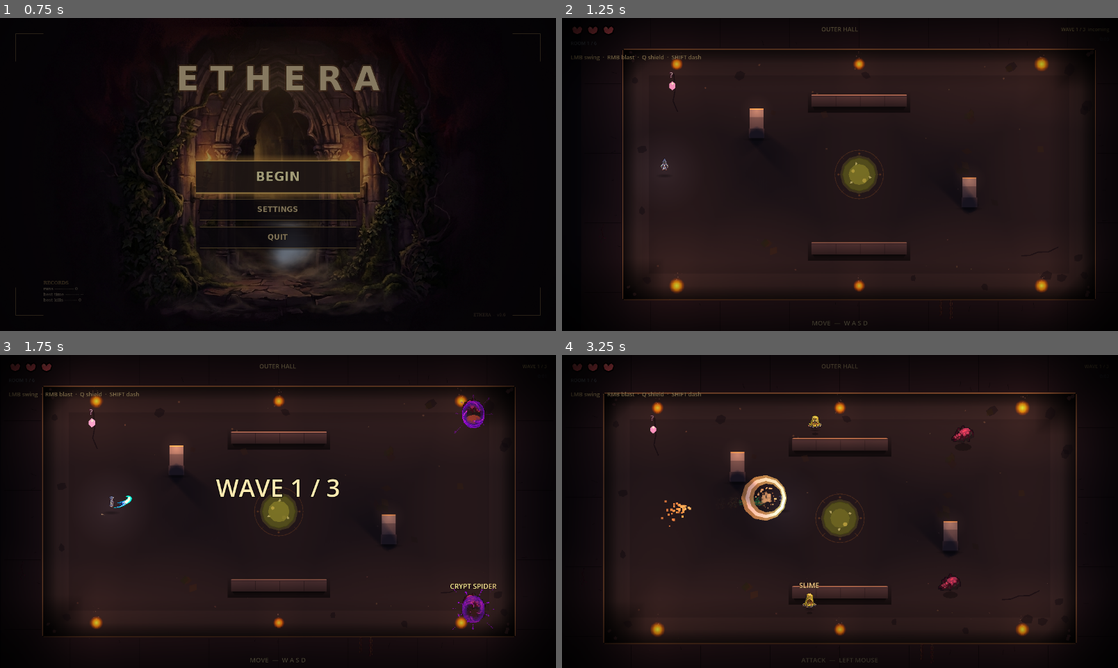
Above: before the commit, frames 1-4 (two rows, left to right).
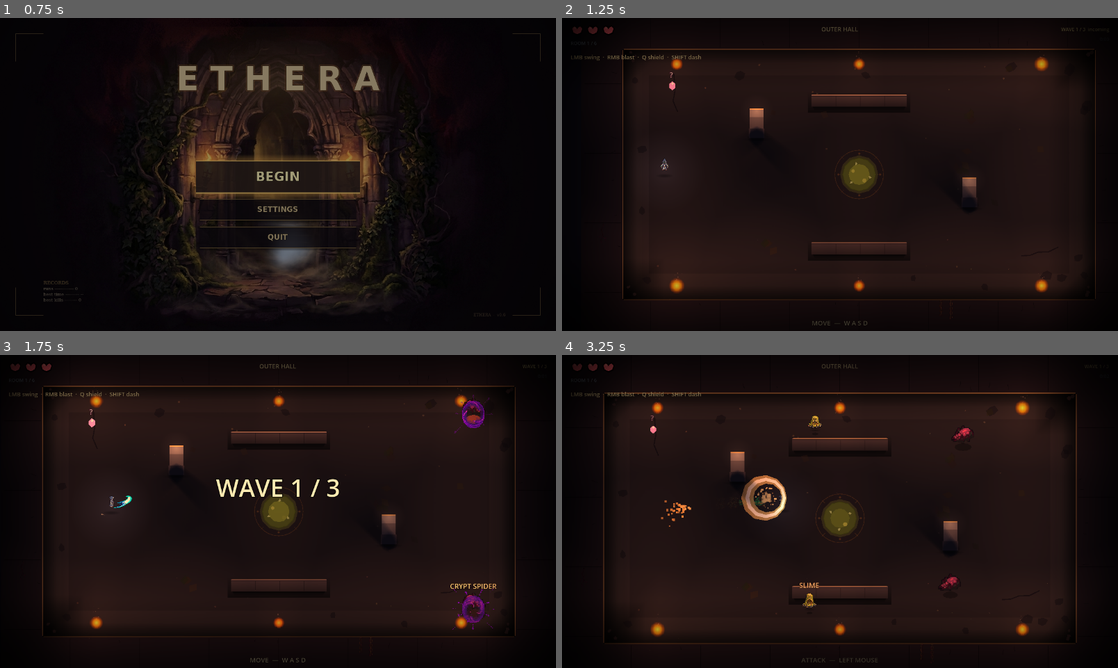
Above: after the commit, the same moments.

Repository: alitaghva1/ethera
Game: Godot game, scene res://scenes/main_menu.tscn
The game is run twice, just before and just after one commit, with the same random seed, the same clock (stepped at 60 frames per second) and the same inputs.
Inputs (mouse positions are in pixels of both pictures, inside the frame that each line leads up to):
- Up to frame 1 (0.75 s): click "BEGIN" at 0.5 s
- Up to frame 2 (1.25 s): no input
- Up to frame 3 (1.75 s): tap Enter at 1.25 s; move the mouse to (400, 495) at 1.27 s; press the mouse at (400, 495) at 1.28 s; hold D (move_right) from 1.28 s (still down)
- Up to frame 4 (3.25 s): release D (move_right) at 2 s; release the mouse at (962, 495) at 2 s; drag from (728, 527) to (617, 423) at 2.02 s; move the mouse to (895, 442) at 2.77 s; hold D (move_right) from 2.78 s (still down); tap Shift (dash_strike) at 2.85 s

Frame 1 is identical in both runs. In frame 2, 0.1% of the frame differs, in the area x 17-87%, y 14-86%; in frame 3, 0.7%; in frame 4, 0.9%, in the area x 15-83%, y 16-81%.

Commit message:
feat(godot iter-185 batch 1): per-biome palette — rooms feel distinct
Cycle 4 Batch 1. CRITICAL finding mid-cycle: iter-183 item 1's stated
CanvasModulate cooling (0.32, 0.30, 0.38 → 0.26, 0.27, 0.32) NEVER
TOOK EFFECT at runtime. main.gd line 491 overrides the .tscn value
with each .tres room's `ambient_tint`, and every room's tint was
brighter / muddier than the target.

Fix has three parts:

1) ALL 8 ROOM .tres FILES: ambient_tints rewritten to be darker
   (peak component capped at 0.32 vs prior 0.46) and biome-distinct:
                              prev                  new
     room_01 OUTER HALL       (0.42, 0.38, 0.46) →  (0.22, 0.20, 0.26)   crypt
     room_02 VAULTED PASSAGE  (0.30, 0.27, 0.40) →  (0.18, 0.16, 0.24)   crypt (darker)
     room_03 INNER SANCTUM    (0.38, 0.22, 0.30) →  (0.30, 0.18, 0.16)   ember (warm rust)
     room_04 CRYPT GATE       (0.28, 0.32, 0.42) →  (0.18, 0.22, 0.28)   sanctuary
     room_05 OSSUARY          (0.22, 0.26, 0.36) →  (0.26, 0.22, 0.16)   ossuary (was cool, wrong)
     room_06 BROOD CHAMBER    (0.32, 0.26, 0.18) →  (0.24, 0.20, 0.14)   ossuary (deeper)
     room_treasure            (0.42, 0.36, 0.22) →  (0.32, 0.24, 0.16)   ember (warm)
     room_shrine ALTAR        (0.30, 0.32, 0.46) →  (0.20, 0.24, 0.32)   sanctuary (cool holy)
   Note: room_05 OSSUARY had a COOL BLUE tint that contradicted its
   warm-sandy-bone decor scatter — it now reads as bone, not crypt.

2) PER-BIOME BaseFloor COLOR. New `_apply_biome_palette(biome)`
   function looks up the active biome in BIOME_FLOOR_COLOR dict and
   re-tints the BaseFloor Polygon2D directly (not just a wash on
   top). Each biome now has its own base stone tone:
     crypt:     (0.14, 0.13, 0.17) cool grey-purple
     ossuary:   (0.18, 0.15, 0.12) warm sandy bone
     ember:     (0.18, 0.12, 0.10) warm red-rust
     sanctuary: (0.12, 0.14, 0.18) cool blue-grey

3) PER-BIOME PERIMETER WALL COLOR. Same idea via BIOME_WALL_COLOR
   dict + new runtime `_biome_wall_color` variable. The 4
   _spawn_perimeter_wall_mass calls now read _biome_wall_color
   instead of the CHROME_WALL_STONE_COLOR const. Walls are slightly
   DARKER than the corresponding floor so wall edges read as deeper
   than floor center (implicit composition).

Net effect: floor progression finally feels like a JOURNEY. The
"OUTER HALL → VAULTED PASSAGE → INNER SANCTUM" path goes
cool-purple → deeper-purple → warm-red, instead of three similar
"muddy purple" rooms.

What this fixes (directive priority 6: palette separation):
  • Rooms 1-6 now read as 3 distinct biome families
  • CanvasModulate × per-biome BaseFloor × per-biome walls = 3
    distinct tonal layers per room, not one tint multiplied
  • The same warm torch + brazier color reads differently against
    each biome's cool/warm/neutral base — adds palette HIERARCHY

Co-Authored-By: Claude Opus 4.7 (1M context) <noreply@anthropic.com>

Diff:
--- a/slime-depths-godot/scenes/rooms/room_01.tres
+++ b/slime-depths-godot/scenes/rooms/room_01.tres
@@ -12,7 +12,7 @@
 chest_positions = Array[Vector2]([])
 is_last_room = false
 display_name = "OUTER HALL"
-ambient_tint = Color(0.42, 0.38, 0.46, 1)
+ambient_tint = Color(0.22, 0.20, 0.26, 1)
 decor_density = 12
 wall_rects = [Rect2(530, 200, 220, 28), Rect2(530, 540, 220, 28)]
 hazard_positions = Array[Vector2]([])
--- a/slime-depths-godot/scenes/rooms/room_02.tres
+++ b/slime-depths-godot/scenes/rooms/room_02.tres
@@ -12,7 +12,7 @@
 chest_positions = Array[Vector2]([Vector2(1080, 250)])
 is_last_room = false
 display_name = "VAULTED PASSAGE"
-ambient_tint = Color(0.30, 0.27, 0.40, 1)
+ambient_tint = Color(0.18, 0.16, 0.24, 1)
 decor_density = 16
 wall_rects = [Rect2(260, 240, 100, 28), Rect2(920, 240, 100, 28), Rect2(260, 500, 100, 28), Rect2(920, 500, 100, 28)]
 hazard_positions = Array[Vector2]([])
--- a/slime-depths-godot/scenes/rooms/room_03.tres
+++ b/slime-depths-godot/scenes/rooms/room_03.tres
@@ -12,7 +12,7 @@
 chest_positions = Array[Vector2]([Vector2(1040, 280)])
 is_last_room = true
 display_name = "INNER SANCTUM"
-ambient_tint = Color(0.38, 0.22, 0.30, 1)
+ambient_tint = Color(0.30, 0.18, 0.16, 1)
 decor_density = 20
 wall_rects = [Rect2(280, 200, 40, 100), Rect2(280, 468, 40, 100), Rect2(960, 200, 40, 100), Rect2(960, 468, 40, 100)]
 hazard_positions = Array[Vector2]([Vector2(640, 220), Vector2(640, 548)])
--- a/slime-depths-godot/scenes/rooms/room_04.tres
+++ b/slime-depths-godot/scenes/rooms/room_04.tres
@@ -12,7 +12,7 @@
 chest_positions = Array[Vector2]([Vector2(1060, 260)])
 is_last_room = false
 display_name = "CRYPT GATE"
-ambient_tint = Color(0.28, 0.32, 0.42, 1)
+ambient_tint = Color(0.18, 0.22, 0.28, 1)
 decor_density = 14
 wall_rects = [Rect2(520, 370, 240, 28), Rect2(626, 284, 28, 200), Rect2(260, 200, 120, 28), Rect2(352, 200, 28, 100), Rect2(880, 528, 100, 28), Rect2(880, 440, 28, 116)]
 hazard_positions = Array[Vector2]([Vector2(640, 200)])
--- a/slime-depths-godot/scenes/rooms/room_05.tres
+++ b/slime-depths-godot/scenes/rooms/room_05.tres
@@ -12,7 +12,7 @@
 chest_positions = Array[Vector2]([Vector2(1080, 270)])
 is_last_room = false
 display_name = "OSSUARY"
-ambient_tint = Color(0.22, 0.26, 0.36, 1)
+ambient_tint = Color(0.26, 0.22, 0.16, 1)
 decor_density = 18
 wall_rects = [Rect2(280, 240, 28, 200), Rect2(440, 160, 28, 160), Rect2(440, 440, 28, 160), Rect2(800, 240, 28, 200), Rect2(960, 160, 28, 160), Rect2(960, 440, 28, 160)]
 hazard_positions = Array[Vector2]([Vector2(380, 240), Vector2(900, 240), Vector2(640, 540)])
--- a/slime-depths-godot/scenes/rooms/room_06.tres
+++ b/slime-depths-godot/scenes/rooms/room_06.tres
@@ -12,7 +12,7 @@
 chest_positions = Array[Vector2]([Vector2(1040, 280)])
 is_last_room = true
 display_name = "BROOD CHAMBER"
-ambient_tint = Color(0.32, 0.26, 0.18, 1)
+ambient_tint = Color(0.24, 0.20, 0.14, 1)
 decor_density = 20
 wall_rects = []
 hazard_positions = Array[Vector2]([Vector2(280, 220), Vector2(280, 548), Vector2(1000, 220), Vector2(1000, 548)])
--- a/slime-depths-godot/scenes/rooms/room_shrine.tres
+++ b/slime-depths-godot/scenes/rooms/room_shrine.tres
@@ -12,7 +12,7 @@
 chest_positions = Array[Vector2]([])
 is_last_room = false
 display_name = "ALTAR OF VOWS"
-ambient_tint = Color(0.30, 0.32, 0.46, 1)
+ambient_tint = Color(0.20, 0.24, 0.32, 1)
 decor_density = 16
 wall_rects = []
 hazard_positions = Array[Vector2]([])
--- a/slime-depths-godot/scenes/rooms/room_treasure.tres
+++ b/slime-depths-godot/scenes/rooms/room_treasure.tres
@@ -12,7 +12,7 @@
 chest_positions = Array[Vector2]([Vector2(420, 240), Vector2(640, 220), Vector2(860, 240), Vector2(420, 540), Vector2(860, 540)])
 is_last_room = false
 display_name = "TREASURE VAULT"
-ambient_tint = Color(0.42, 0.36, 0.22, 1)
+ambient_tint = Color(0.32, 0.24, 0.16, 1)
 decor_density = 22
 wall_rects = []
 hazard_positions = Array[Vector2]([])
--- a/slime-depths-godot/scripts/main.gd
+++ b/slime-depths-godot/scripts/main.gd
@@ -487,9 +487,24 @@
 		# purple, room 2 deep purple, room 3 (boss) red-purple. The
 		# torches layer their warm light on top, so the floor under
 		# them still reads gold.
+		# Iter 185 — all 8 room .tres files updated to darker / cooler /
+		# biome-distinct ambient_tints (cycle 4 batch 1). Pre-iter-185
+		# every room used a 0.30+ brightness ambient that mostly read
+		# as "muddy purple" regardless of biome; new values keep peak
+		# component under 0.32 and use biome-specific hue:
+		#   crypt:     cool purple-grey
+		#   ossuary:   warm sandy bone
+		#   ember:     warm red-rust
+		#   sanctuary: cool blue-grey
 		var modulate_node: CanvasModulate = $CanvasModulate
 		if modulate_node != null:
 			modulate_node.color = _room.ambient_tint
+		# Iter 185 — per-biome BaseFloor + wall stone color. Different
+		# from CanvasModulate (which multiplies the whole scene): these
+		# set the actual base color of the floor + wall mass so each
+		# biome has its own distinct stone tone, not just a tinted view
+		# of the same color.
+		_apply_biome_palette(_room.biome)
 		_spawn_torches(_room.torch_positions)
 		# Decor — collidable stone pillars + breakable chests. Both spawn
 		# from per-room arrays in the same data-driven shape as torches.
@@ -977,6 +992,43 @@
 # alpha stays below 0.25 so combat readability isn't sacrificed.
 const CHROME_CENTER_MUTE_COLOR: Color = Color(0.05, 0.04, 0.07, 0.22)
 const CHROME_WALL_STONE_COLOR: Color = Color(0.10, 0.08, 0.13, 1.0)
+# Iter 185 — runtime per-biome wall color. Defaults to the const above;
+# _apply_biome_palette overrides per biome before _spawn_perimeter_wall_mass
+# reads it. Same fallback if biome doesn't match a known case.
+var _biome_wall_color: Color = CHROME_WALL_STONE_COLOR
+# Per-biome BaseFloor color lookup. Keys are RoomConfig.biome values;
+# floors are slightly LIGHTER than walls so the wall edges read as
+# deeper than floor center (the implicit composition).
+const BIOME_FLOOR_COLOR: Dictionary = {
+	"crypt":     Color(0.14, 0.13, 0.17, 1.0),
+	"ossuary":   Color(0.18, 0.15, 0.12, 1.0),
+	"ember":     Color(0.18, 0.12, 0.10, 1.0),
+	"sanctuary": Color(0.12, 0.14, 0.18, 1.0),
+}
+# Per-biome wall stone color. Slightly darker than the corresponding
+# floor so edges read as deeper than center.
+const BIOME_WALL_COLOR: Dictionary = {
+	"crypt":     Color(0.10, 0.08, 0.13, 1.0),
+	"ossuary":   Color(0.12, 0.10, 0.07, 1.0),
+	"ember":     Color(0.13, 0.07, 0.05, 1.0),
+	"sanctuary": Color(0.08, 0.10, 0.13, 1.0),
+}
+
+# Sets BaseFloor color + _biome_wall_color based on the active biome.
+# Called from _ready after ambient_tint is set, BEFORE _spawn_room_chrome
+# runs (so the wall mass picks up the per-biome wall color).
+func _apply_biome_palette(biome: String) -> void:
+	# BaseFloor — Polygon2D in main.tscn at z=-3 (iter-183 item 1).
+	# Per-biome color makes the FLOOR ITSELF differ between rooms, not
+	# just a translucent wash on top.
+	var bf: Node = get_node_or_null("BaseFloor")
+	if bf is Polygon2D and BIOME_FLOOR_COLOR.has(biome):
+		(bf as Polygon2D).color = BIOME_FLOOR_COLOR[biome] as Color
+	# Wall mass color — runtime var read by _spawn_perimeter_wall_mass.
+	if BIOME_WALL_COLOR.has(biome):
+		_biome_wall_color = BIOME_WALL_COLOR[biome] as Color
+	else:
+		_biome_wall_color = CHROME_WALL_STONE_COLOR
 const CHROME_WALL_TOP_HIGHLIGHT: Color = Color(0.48, 0.42, 0.32, 0.85)
 const CHROME_INNER_SHADOW_DARK: Color = Color(0, 0, 0, 0.55)
 const CHROME_INNER_SHADOW_CLEAR: Color = Color(0, 0, 0, 0)
@@ -1026,14 +1078,14 @@
 	var play_max := PLAY_AREA_MAX
 	var screen := SCREEN_SIZE
 	# TOP strip — y=0 to y=play_min.y
-	_add_rect_polygon(Rect2(0, 0, screen.x, play_min.y), CHROME_WALL_STONE_COLOR, 0)
+	_add_rect_polygon(Rect2(0, 0, screen.x, play_min.y), _biome_wall_color, 0)
 	# BOTTOM strip — y=play_max.y to y=screen.y
-	_add_rect_polygon(Rect2(0, play_max.y, screen.x, screen.y - play_max.y), CHROME_WALL_STONE_COLOR, 0)
+	_add_rect_polygon(Rect2(0, play_max.y, screen.x, screen.y - play_max.y), _biome_wall_color, 0)
 	# LEFT strip — x=0 to x=play_min.x (covers full height; top + bottom
 	# strips already covered the corners, but a tiny overlap is invisible)
-	_add_rect_polygon(Rect2(0, play_min.y, play_min.x, play_max.y - play_min.y), CHROME_WALL_STONE_COLOR, 0)
+	_add_rect_polygon(Rect2(0, play_min.y, play_min.x, play_max.y - play_min.y), _biome_wall_color, 0)
 	# RIGHT strip — x=play_max.x to x=screen.x
-	_add_rect_polygon(Rect2(play_max.x, play_min.y, screen.x - play_max.x, play_max.y - play_min.y), CHROME_WALL_STONE_COLOR, 0)
+	_add_rect_polygon(Rect2(play_max.x, play_min.y, screen.x - play_max.x, play_max.y - play_min.y), _biome_wall_color, 0)
 
 # Per-side warm-gray Line2D where each wall meets the floor. Mirrors
 # the iter-30 interior-wall top-edge highlight grammar — sells "this
